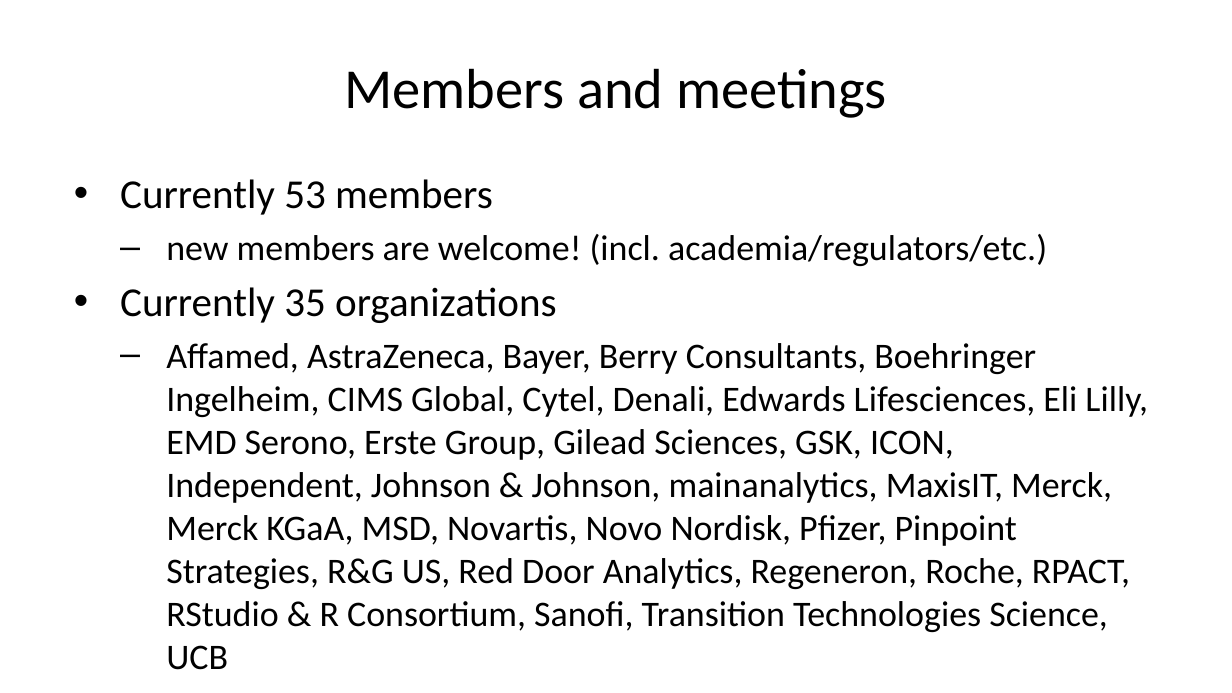
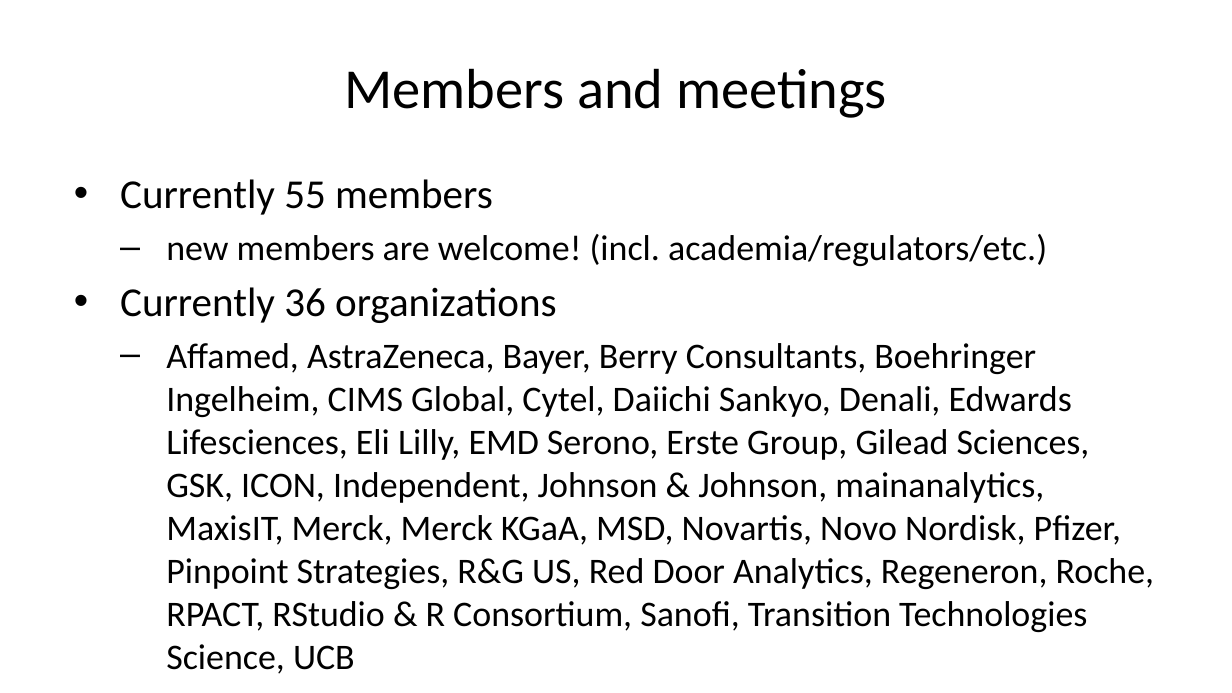
Before and after one commit to openstatsware/website, a slide deck: slide 8 of slides/cen-first-year-wg-sep2023.pptx. Drawn at 1232x693 pixels with LibreOffice and Linux fonts; fonts in the diff are those of the drawing. Boxes give left, top, right and bottom in pixels: in the first picture for what was removed or moved away, otherwise in the second. Text is boxed around its words. In the diff, an @@ line names an element or a change of style, - is before the commit and + after.

```diff
--- a/slides/cen-first-year-wg-sep2023.pptx
+++ b/slides/cen-first-year-wg-sep2023.pptx
@@ text at [120,179,493,215]: text changed @@
-• Currently 53 members
+• Currently 55 members
@@ text at [120,287,1155,632]: text changed @@
-• Currently 35 organizations
-  – Affamed, AstraZeneca, Bayer, Berry Consultants, Boehringer Ingelheim, CIMS Global, Cytel, Denali, Edwards Lifesciences, Eli Lilly, EMD Serono, Erste Group, Gilead Sciences, GSK, ICON, Independent, Johnson & Johnson, mainanalytics, MaxisIT, Merck, Merck KGaA, MSD, Novartis, Novo Nordisk, Pfizer, Pinpoint Strategies, R&G US, Red Door Analytics, Regeneron, Roche, RPACT, RStudio & R Consortium, Sanofi, Transition Technologies Science, UCB
+• Currently 36 organizations
+  – Affamed, AstraZeneca, Bayer, Berry Consultants, Boehringer Ingelheim, CIMS Global, Cytel, Daiichi Sankyo, Denali, Edwards Lifesciences, Eli Lilly, EMD Serono, Erste Group, Gilead Sciences, GSK, ICON, Independent, Johnson & Johnson, mainanalytics, MaxisIT, Merck, Merck KGaA, MSD, Novartis, Novo Nordisk, Pfizer, Pinpoint Strategies, R&G US, Red Door Analytics, Regeneron, Roche, RPACT, RStudio & R Consortium, Sanofi, Transition Technologies Science, UCB
```
Also in this commit, not shown: 17 other files.
